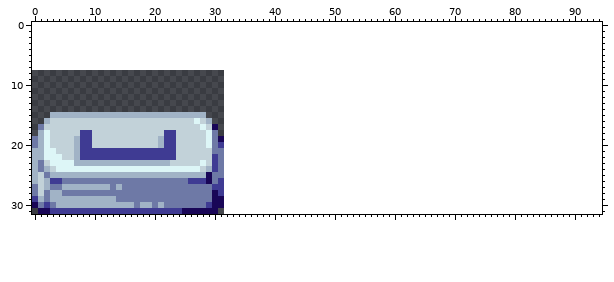
Two states of a sprite sheet, Art/LightPopup.png. Above, as it was before the edit.
The file is 32x32 pixels. The old version is drawn lined up with the new one, on the new canvas.
Once edited:
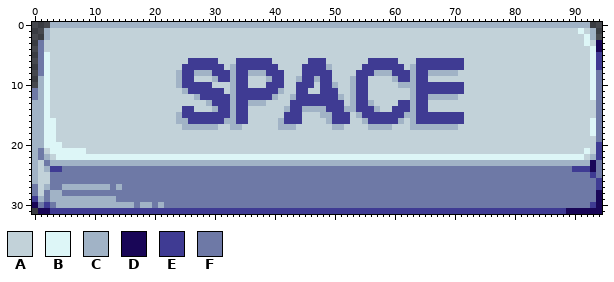
Palette (. is transparent): A #c2d2d9  B #ddf6f7  C #a1b3c6  D #190657  E #3f3b93  F #6e79a6
The edit:
canvas 32x32 -> 95x32, the old top-left corner now at 0,8 (the part of the old canvas that was cut away was empty and is not shown)
@@ x 0..94 @@
- 0 ...............................................................................................
- 1 ...............................................................................................
- 2 ...............................................................................................
- 3 ...............................................................................................
- 4 ...............................................................................................
- 5 ...............................................................................................
- 6 ...............................................................................................
- 7 ...............................................................................................
- 8 ...............................................................................................
- 9 ...............................................................................................
-10 ...............................................................................................
-11 ...............................................................................................
-12 ...............................................................................................
-13 ...............................................................................................
-14 ...............................................................................................
-15 ...CCCCCCCCCCCCCCCCCCCCCCCCCC..................................................................
-16 ..CAAAAAAAAAAAAAAAAAAAAAAAABAC.................................................................
-17 .FAAAAAAAAAAAAAAAAAAAAAAAAAABAD................................................................
-18 .CBAAAAAEEAAAAAAAAAAAAEEAAAAABF................................................................
-19 FCBAAAACEEAAAAAAAAAAACEEAAAAABFD...............................................................
-20 FCBAAAACEEAAAAAAAAAAACEEAAAAABFE...............................................................
-21 CCBBAAACEEEEEEEEEEEEEEEEAAAAAAFF...............................................................
-22 CCBBBAACEEEEEEEEEEEEEEEEAAAAAAEF...............................................................
-23 CFABBBBCCCCCCCCCCCCCCCCAAAAABAEF...............................................................
-24 CFCABBBBBBBBBBBBBBBBBBBBBBBBACEF...............................................................
-25 CAFCCCCCCCCCCCCCCCCCCCCCCCCCCDFF...............................................................
-26 CACEEFFFFFFFFFFFFFFFFFFFFFEEEDFE...............................................................
-27 FACFFCCCCCCCCFCFFFFFFFFFFFFFFFEE...............................................................
-28 FAFCCFFFFFFFFFFFFFFFFFFFFFFFFFDE...............................................................
-29 ECFCCCCCCCCCCCFFFFFFFFFFFFFFFFDD...............................................................
-30 DFEFCCCCCCCCCCCCCFCCFCFFFFFFFEDD...............................................................
-31 .DDEEEEEEEEEEEEEEEEEEEEEEDDDDDD................................................................
+ 0 ...CCCCCCCCCCCCCCCCCCCCCCCCCCCCCCCCCCCCCCCCCCCCCCCCCCCCCCCCCCCCCCCCCCCCCCCCCCCCCCCCCCCCCCCCCC..
+ 1 ..CAAAAAAAAAAAAAAAAAAAAAAAAAAAAAAAAAAAAAAAAAAAAAAAAAAAAAAAAAAAAAAAAAAAAAAAAAAAAAAAAAAAAAAAABAC.
+ 2 ..CAAAAAAAAAAAAAAAAAAAAAAAAAAAAAAAAAAAAAAAAAAAAAAAAAAAAAAAAAAAAAAAAAAAAAAAAAAAAAAAAAAAAAAAAABC.
+ 3 .FAAAAAAAAAAAAAAAAAAAAAAAAAAAAAAAAAAAAAAAAAAAAAAAAAAAAAAAAAAAAAAAAAAAAAAAAAAAAAAAAAAAAAAAAAABAD
+ 4 .FAAAAAAAAAAAAAAAAAAAAAAAAAAAAAAAAAAAAAAAAAAAAAAAAAAAAAAAAAAAAAAAAAAAAAAAAAAAAAAAAAAAAAAAAAAABD
+ 5 .FBAAAAAAAAAAAAAAAAAAAAAAAAAAAAAAAAAAAAAAAAAAAAAAAAAAAAAAAAAAAAAAAAAAAAAAAAAAAAAAAAAAAAAAAAAABE
+ 6 .FBAAAAAAAAAAAAAAAAAAAAAAAEEEEEAAAEEEEEEAAAAAAEEEAAAAAAAEEEEEAAAEEEEEEEEAAAAAAAAAAAAAAAAAAAAABE
+ 7 .FBAAAAAAAAAAAAAAAAAAAAAAEEEEEEEACEEEEEEEAAAAEEEECAAAAAEEEEEEEACEEEEEEEEAAAAAAAAAAAAAAAAAAAAABE
+ 8 .FBAAAAAAAAAAAAAAAAAAAAACEECCCEEECEECCCEEEAAAEEEEEAAAAEEECCCEEECEECCCCCAAAAAAAAAAAAAAAAAAAAAABF
+ 9 .CBAAAAAAAAAAAAAAAAAAAAACEEAAACEECEEAAACEEAACEECEEAAACEEAAAACEECEEAAAAAAAAAAAAAAAAAAAAAAAAAAABF
+10 .CBAAAAAAAAAAAAAAAAAAAAACEEEEEAAACEEAAAEEEAAEEEAEECAACEEAAAAACCCEEEEEEEEAAAAAAAAAAAAAAAAAAAAABF
+11 FCBAAAAAAAAAAAAAAAAAAAAAACEEEEEEACEEEEEEECAAEEAAEEEAACEEAAAAAAACEEEEEEEEAAAAAAAAAAAAAAAAAAAAABF
+12 FCBAAAAAAAAAAAAAAAAAAAAAAAACEEEEECEEEEEECAACEEEEEEECACEEAAAAAAACEECCCCCAAAAAAAAAAAAAAAAAAAAAABF
+13 CCBAAAAAAAAAAAAAAAAAAAAAAAAAACEEECEECCCAAAAEEEEEEEEEACEECAAAAEECEEAAAAAAAAAAAAAAAAAAAAAAAAAAAAF
+14 CCBAAAAAAAAAAAAAAAAAAAAAAEEAAACEECEEAAAAAACEECCCCEEECCEEECAAEEECEEAAAAAAAAAAAAAAAAAAAAAAAAAAAAF
+15 CCBAAAAAAAAAAAAAAAAAAAAACEEEEEEEECEEAAAAAAEEEAAACCEEEACEEEEEEECCEEEEEEEEAAAAAAAAAAAAAAAAAAAAAAF
+16 CCBBAAAAAAAAAAAAAAAAAAAACCEEEEEECCEEAAAAACEEEAAAACEEEAACEEEEECACEEEEEEEEAAAAAAAAAAAAAAAAAAAAABF
+17 CCBBAAAAAAAAAAAAAAAAAAAAACCCCCCAACCAAAAAACCCAAAAAACCAAAACCCCAAACCCCCCCCAAAAAAAAAAAAAAAAAAAAAABF
+18 CCBBAAAAAAAAAAAAAAAAAAAAAAAAAAAAAAAAAAAAAAAAAAAAAAAAAAAAAAAAAAAAAAAAAAAAAAAAAAAAAAAAAAAAAAAAABF
+19 CCBBAAAAAAAAAAAAAAAAAAAAAAAAAAAAAAAAAAAAAAAAAAAAAAAAAAAAAAAAAAAAAAAAAAAAAAAAAAAAAAAAAAAAAAAAAAF
+20 CCBBBAAAAAAAAAAAAAAAAAAAAAAAAAAAAAAAAAAAAAAAAAAAAAAAAAAAAAAAAAAAAAAAAAAAAAAAAAAAAAAAAAAAAAAAAAE
+21 CFABBBBBBAAAAAAAAAAAAAAAAAAAAAAAAAAAAAAAAAAAAAAAAAAAAAAAAAAAAAAAAAAAAAAAAAAAAAAAAAAAAAAAAAAABAE
+22 CFCABBBBBBBBBBBBBBBBBBBBBBBBBBBBBBBBBBBBBBBBBBBBBBBBBBBBBBBBBBBBBBBBBBBBBBBBBBBBBBBBBBBBBBBBACE
+23 CAFCCCCCCCCCCCCCCCCCCCCCCCCCCCCCCCCCCCCCCCCCCCCCCCCCCCCCCCCCCCCCCCCCCCCCCCCCCCCCCCCCCCCCCCCCCDF
+24 CACEEFFFFFFFFFFFFFFFFFFFFFFFFFFFFFFFFFFFFFFFFFFFFFFFFFFFFFFFFFFFFFFFFFFFFFFFFFFFFFFFFFFFFFEEEDF
+25 CAAFFFFFFFFFFFFFFFFFFFFFFFFFFFFFFFFFFFFFFFFFFFFFFFFFFFFFFFFFFFFFFFFFFFFFFFFFFFFFFFFFFFFFFFFFFEF
+26 CAAFFFFFFFFFFFFFFFFFFFFFFFFFFFFFFFFFFFFFFFFFFFFFFFFFFFFFFFFFFFFFFFFFFFFFFFFFFFFFFFFFFFFFFFFFFFE
+27 FACFFCCCCCCCCFCFFFFFFFFFFFFFFFFFFFFFFFFFFFFFFFFFFFFFFFFFFFFFFFFFFFFFFFFFFFFFFFFFFFFFFFFFFFFFFFE
+28 FAFCCFFFFFFFFFFFFFFFFFFFFFFFFFFFFFFFFFFFFFFFFFFFFFFFFFFFFFFFFFFFFFFFFFFFFFFFFFFFFFFFFFFFFFFFFFD
+29 ECFCCCCCCCCCCCFFFFFFFFFFFFFFFFFFFFFFFFFFFFFFFFFFFFFFFFFFFFFFFFFFFFFFFFFFFFFFFFFFFFFFFFFFFFFFFFD
+30 DFEFCCCCCCCCCCCCCFCCFCFFFFFFFFFFFFFFFFFFFFFFFFFFFFFFFFFFFFFFFFFFFFFFFFFFFFFFFFFFFFFFFFFFFFFFFED
+31 .DDEEEEEEEEEEEEEEEEEEEEEEEEEEEEEEEEEEEEEEEEEEEEEEEEEEEEEEEEEEEEEEEEEEEEEEEEEEEEEEEEEEEEEEDDDDDD
